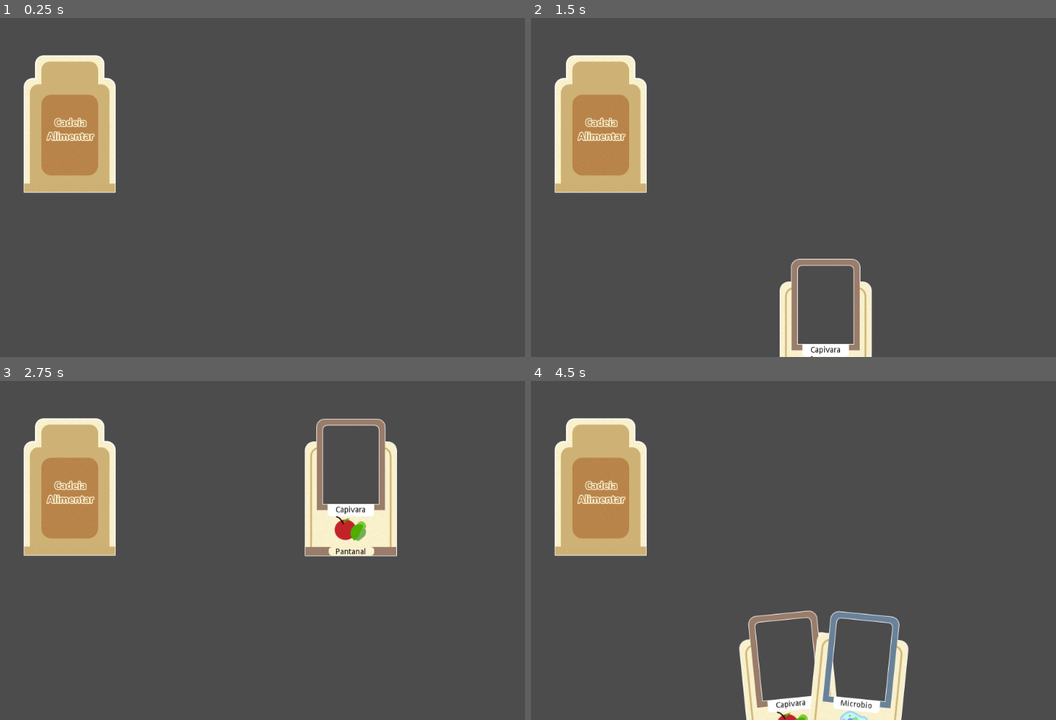
Above: before the commit, frames 1-4 (two rows, left to right).
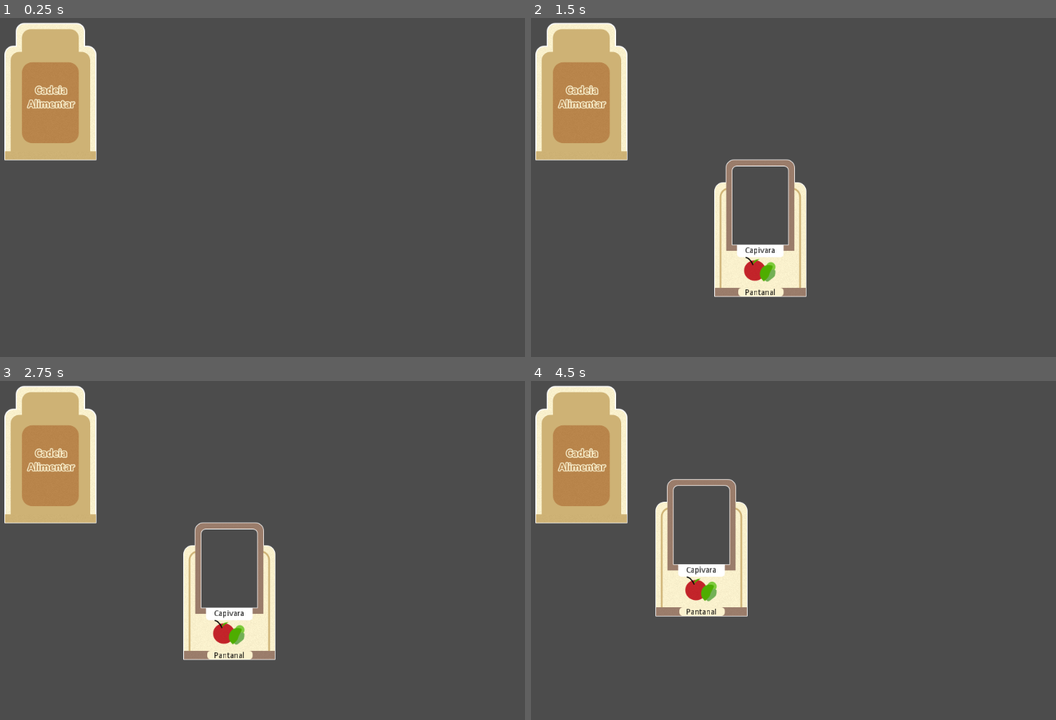
Above: after the commit, the same moments.

Repository: rominhorl/cardgame
Game: Godot game, scene res://Scenes/Deck.tscn
Two runs of this game, one before a commit and one after it. Both use one fixed random seed, a clock stepped at 60 frames per second and the inputs below. The project has no main scene, so this scene is started directly.
Inputs (mouse positions are in pixels of both pictures, inside the frame that each line leads up to):
- Up to frame 1 (0.25 s): no input
- Up to frame 2 (1.5 s): tap Enter at 0.5 s; move the mouse to (599, 116) at 0.52 s; click (599, 116) at 0.6 s; move the mouse to (825, 316) at 1.27 s; click (825, 316) at 1.35 s
- Up to frame 3 (2.75 s): move the mouse to (346, 475) at 2.02 s; click (346, 475) at 2.1 s
- Up to frame 4 (4.5 s): move the mouse to (793, 618) at 2.77 s; click (793, 618) at 2.85 s; tap Space at 3.5 s; move the mouse to (998, 601) at 3.52 s; click (998, 601) at 3.6 s; tap Enter at 4.25 s; move the mouse to (646, 499) at 4.27 s; click (646, 499) at 4.35 s

The runs differ from the first frame. In frame 1, 8.4% of the frame differs, in the area x 0-23%, y 1-52%; in frame 2, 15%; in frame 3, 17%; in frame 4, 18%, in the area x 0-72%, y 1-100%.

Commit message:
Add the animation on drawing a new card

Diff:
--- a/CardGame/Scenes/Deck.gd
+++ b/CardGame/Scenes/Deck.gd
@@ -7,16 +7,21 @@
 var HandPoints
 var CardsHand = []
 var CardNamer = 0
+var deltaVar
+var CardSpeedMove = 600
 
 func _ready():
-	HandPoints = draw_circle_arc(MidScreen+Vector2(0,MidScreen.y), get_viewport().size.x*0.4, get_viewport().size.y*0.15, -90, 90, Color(0.0, 1.0, 0.0))
+	HandPoints = draw_circle_arc(MidScreen+Vector2(0,MidScreen.y), get_viewport().size.x*0.4, get_viewport().size.y*0.25, -90, 90, Color(0.0, 1.0, 0.0))
 
 func _process(delta):
+
+	deltaVar = delta
 
 	if MouseHovering and Input.is_action_just_pressed("LeftClick"):
 		draw_a_card()
 
-#
+func _physics_process(delta):
+	OrganizeHand(deltaVar,CardSpeedMove)
 
 
 func _on_DeckArea_mouse_entered():
@@ -39,47 +44,70 @@
 	NewCard.get_node("Name").text = WhichCard.get("Name")
 	NewCard.get_node("Biome").text = WhichCard.get("Biome")
 	NewCard.name = str("Card",CardNamer)
+	NewCard.position = $Deck.position
 	CardsHand.append(NewCard.name)
 	$Hand.add_child(NewCard)
-	OrganizeHand()
+#	OrganizeHand(deltaVar,CardSpeedMove)
 	print(CardsHand)
 
 #~~~~~~~~~~~~~~~~~~~~~~Organizar a mão~~~~~~~~~~~~~~~~~~~~~~~~~~~~
 
-func OrganizeHand():
+func OrganizeHand(delta,CardSpeedMove):
+
 	match CardsHand.size():
 		1:
-			$Hand.get_node(str(CardsHand[0])).position = HandPoints[50]
+			$Hand.get_node(str(CardsHand[0])).move_and_slide((HandPoints[100]-$Hand.get_node(str(CardsHand[0])).position)*delta*CardSpeedMove)
 			continue
 		2:
-			$Hand.get_node(str(CardsHand[0])).position = HandPoints[45]
-			$Hand.get_node(str(CardsHand[0])).rotation = -0.1
-			$Hand.get_node(str(CardsHand[1])).position = HandPoints[55]
-			$Hand.get_node(str(CardsHand[1])).rotation = 0.1
+			for i in range(CardsHand.size()):
+				$Hand.get_node(str(CardsHand[i])).move_and_slide((HandPoints[50+(i+0.5)*100/CardsHand.size()]-$Hand.get_node(str(CardsHand[i])).position)*delta*CardSpeedMove)
+				$Hand.get_node(str(CardsHand[i])).rotation = -0.05+i*0.1
 			continue
 		3:
-			$Hand.get_node(str(CardsHand[0])).position = HandPoints[40]
-			$Hand.get_node(str(CardsHand[0])).rotation = -0.1
-			$Hand.get_node(str(CardsHand[1])).position = HandPoints[50]
-			$Hand.get_node(str(CardsHand[1])).rotation = 0
-			$Hand.get_node(str(CardsHand[2])).position = HandPoints[60]
-			$Hand.get_node(str(CardsHand[2])).rotation = 0.1
+			for i in range(CardsHand.size()):
+				$Hand.get_node(str(CardsHand[i])).move_and_slide((HandPoints[50+(i+0.5)*100/CardsHand.size()]-$Hand.get_node(str(CardsHand[i])).position)*delta*CardSpeedMove)
+				$Hand.get_node(str(CardsHand[i])).rotation = -0.1+i*0.1
 			continue
 		4:
-			$Hand.get_node(str(CardsHand[0])).position = HandPoints[35]
-			$Hand.get_node(str(CardsHand[0])).rotation = -0.15
-			$Hand.get_node(str(CardsHand[1])).position = HandPoints[45]
-			$Hand.get_node(str(CardsHand[1])).rotation = -0.1
-			$Hand.get_node(str(CardsHand[2])).position = HandPoints[55]
-			$Hand.get_node(str(CardsHand[2])).rotation = 0.1
-			$Hand.get_node(str(CardsHand[3])).position = HandPoints[65]
-			$Hand.get_node(str(CardsHand[3])).rotation = 0.15
+			for i in range(CardsHand.size()):
+				$Hand.get_node(str(CardsHand[i])).move_and_slide((HandPoints[50+(i+0.5)*100/CardsHand.size()]-$Hand.get_node(str(CardsHand[i])).position)*delta*CardSpeedMove)
+				$Hand.get_node(str(CardsHand[i])).rotation = -0.15+i*0.1
+			continue
+		5:
+			for i in range(CardsHand.size()):
+				$Hand.get_node(str(CardsHand[i])).move_and_slide((HandPoints[50+(i+0.5)*100/CardsHand.size()]-$Hand.get_node(str(CardsHand[i])).position)*delta*CardSpeedMove)
+				$Hand.get_node(str(CardsHand[i])).rotation = -0.2+i*0.1
+			continue
+		6:
+			for i in range(CardsHand.size()):
+				$Hand.get_node(str(CardsHand[i])).move_and_slide((HandPoints[50+(i+0.5)*100/CardsHand.size()]-$Hand.get_node(str(CardsHand[i])).position)*delta*CardSpeedMove)
+				$Hand.get_node(str(CardsHand[i])).rotation = -0.25+i*0.1
+			continue
+		7:
+			for i in range(CardsHand.size()):
+				$Hand.get_node(str(CardsHand[i])).move_and_slide((HandPoints[50+(i+0.5)*100/CardsHand.size()]-$Hand.get_node(str(CardsHand[i])).position)*delta*CardSpeedMove)
+				$Hand.get_node(str(CardsHand[i])).rotation = -0.30+i*0.1
+			continue
+		8:
+			for i in range(CardsHand.size()):
+				$Hand.get_node(str(CardsHand[i])).move_and_slide((HandPoints[50+(i+0.5)*100/CardsHand.size()]-$Hand.get_node(str(CardsHand[i])).position)*delta*CardSpeedMove)
+				$Hand.get_node(str(CardsHand[i])).rotation = -0.35+i*0.1
+			continue
+		9:
+			for i in range(CardsHand.size()):
+				$Hand.get_node(str(CardsHand[i])).move_and_slide((HandPoints[50+(i+0.5)*100/CardsHand.size()]-$Hand.get_node(str(CardsHand[i])).position)*delta*CardSpeedMove)
+				$Hand.get_node(str(CardsHand[i])).rotation = -0.40+i*0.1
+			continue
+		10:
+			for i in range(CardsHand.size()):
+				$Hand.get_node(str(CardsHand[i])).move_and_slide((HandPoints[50+(i+0.5)*100/CardsHand.size()]-$Hand.get_node(str(CardsHand[i])).position)*delta*CardSpeedMove)
+				$Hand.get_node(str(CardsHand[i])).rotation = -0.45+i*0.1
 			continue
 
 #~~~~~~~~~~~~~~~~~~~~~Função para plotar a elipse~~~~~~~~~~~~~~~~~~~~~~~~~~~~~~
 
 func draw_circle_arc(center, radius1, radius2, angle_from, angle_to, color):
-	var nb_points = 100
+	var nb_points = 200
 	var points_arc = PoolVector2Array()
 
 	for i in range(nb_points + 1):
--- a/CardGame/Scenes/Deck.tscn
+++ b/CardGame/Scenes/Deck.tscn
@@ -4,31 +4,27 @@
 [ext_resource path="res://card shapes/Artboard3.png" type="Texture" id=2]
 
 [sub_resource type="RectangleShape2D" id=1]
-extents = Vector2( 111.5, 162.5 )
+extents = Vector2( 82, 122.5 )
 
 [node name="Deck&Hand" type="Control"]
 mouse_filter = 2
 script = ExtResource( 1 )
 
 [node name="Deck" type="Node2D" parent="."]
-position = Vector2( 14, 11 )
+position = Vector2( 90, 132 )
 __meta__ = {
 "_edit_group_": true
 }
 
-[node name="Back" type="Control" parent="Deck"]
-margin_right = 223.0
-margin_bottom = 325.0
-mouse_filter = 2
-
-[node name="Sprite" type="Sprite" parent="Deck/Back"]
-position = Vector2( 110, 169 )
+[node name="Sprite" type="Sprite" parent="Deck"]
+position = Vector2( 0, -9 )
 texture = ExtResource( 2 )
 
 [node name="DeckArea" type="Area2D" parent="Deck"]
+position = Vector2( -110, -178 )
 
 [node name="CollisionShape2D" type="CollisionShape2D" parent="Deck/DeckArea"]
-position = Vector2( 111.5, 162.5 )
+position = Vector2( 110, 179 )
 shape = SubResource( 1 )
 
 [node name="Hand" type="Node2D" parent="."]
--- a/CardGame/project.godot
+++ b/CardGame/project.godot
@@ -12,6 +12,11 @@
 
 config/name="CardGame"
 config/icon="res://icon.png"
+
+[display]
+
+window/stretch/mode="2d"
+window/stretch/aspect="keep"
 
 [input]
 
